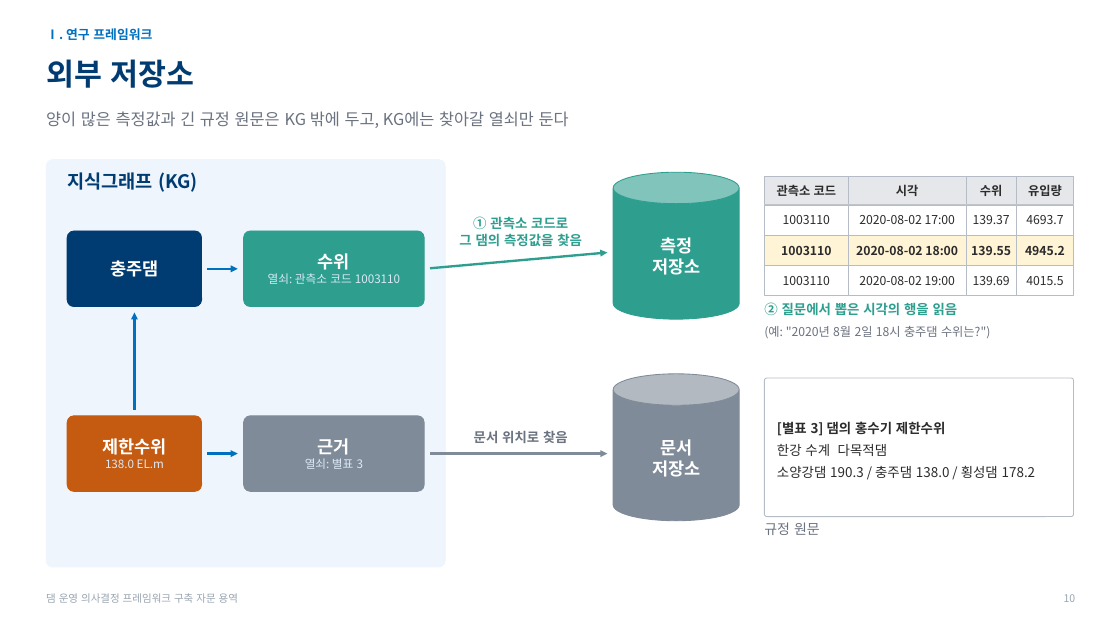
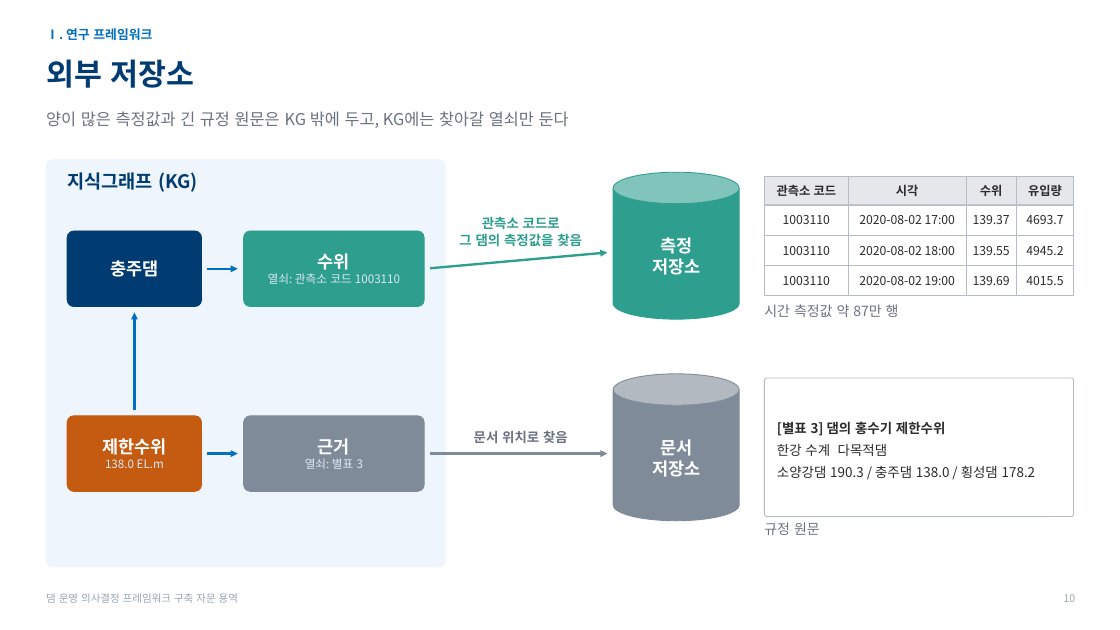
Before and after one commit to mkm1119/KGRAG-LLM, a slide deck: slide 10 of project_khnp/2026.11.26_한강수력본부_발표자료_초안.pptx. Drawn at 1120x630 pixels with LibreOffice and Linux fonts; fonts in the diff are those of the drawing; background and template pictures are left out. Boxes give left, top, right and bottom in pixels: in the first picture for what was removed or moved away, otherwise in the second. Text is boxed around its words. In the diff, an @@ line names an element or a change of style, - is before the commit and + after.

```diff
--- a/project_khnp/2026.11.26_한강수력본부_발표자료_초안.pptx
+++ b/project_khnp/2026.11.26_한강수력본부_발표자료_초안.pptx
@@ text at (482, 216, 560, 229): text changed @@
-① 관측소 코드로
+관측소 코드로
@@ fill #FFF4D6 to #FFFFFF in 4 elements at (765, 235, 849, 266), (849, 235, 966, 266), (966, 235, 1017, 266), (1017, 235, 1074, 266) @@
@@ bold off in 4 elements at (783, 246, 830, 255), (859, 246, 955, 255), (973, 246, 1010, 255), (1026, 246, 1063, 255) @@
@@ text at (764, 304, 899, 317): text changed; size 11.5 to 12 pt; text colour #2E9E8F to #6B7280; bold off @@
-② 질문에서 뽑은 시각의 행을 읽음
+시간 측정값 약 87만 행
@@ text removed at (764, 326, 990, 338) @@
-(예: "2020년 8월 2일 18시 충주댐 수위는?")
```
Also in this commit, not shown: 6 other slides changed, 1 other file.
